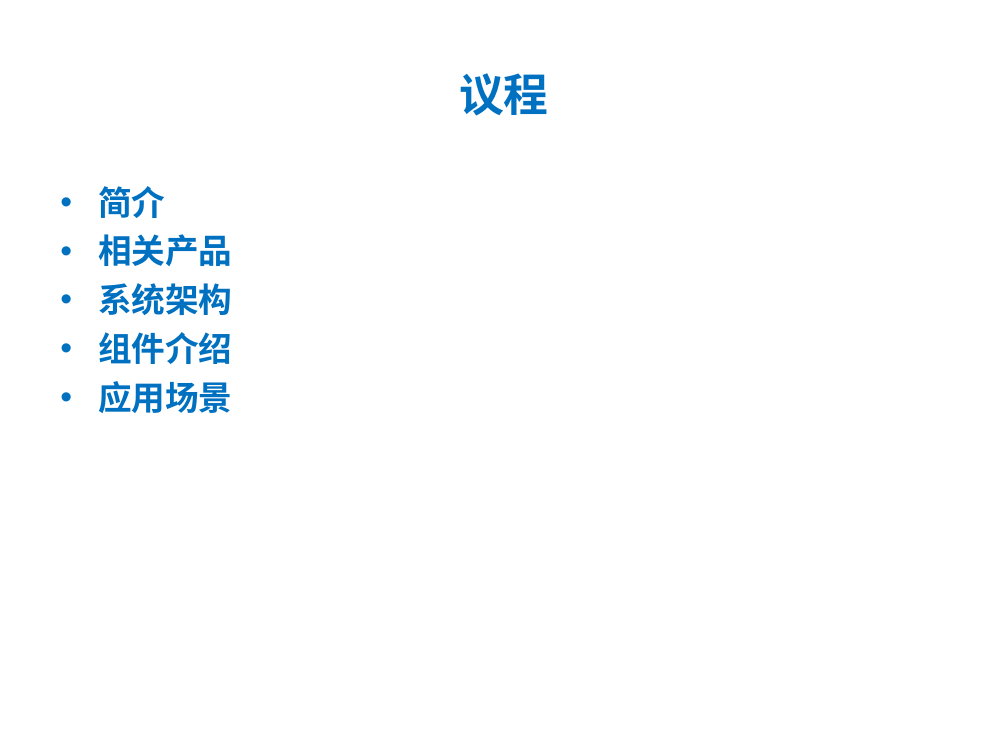
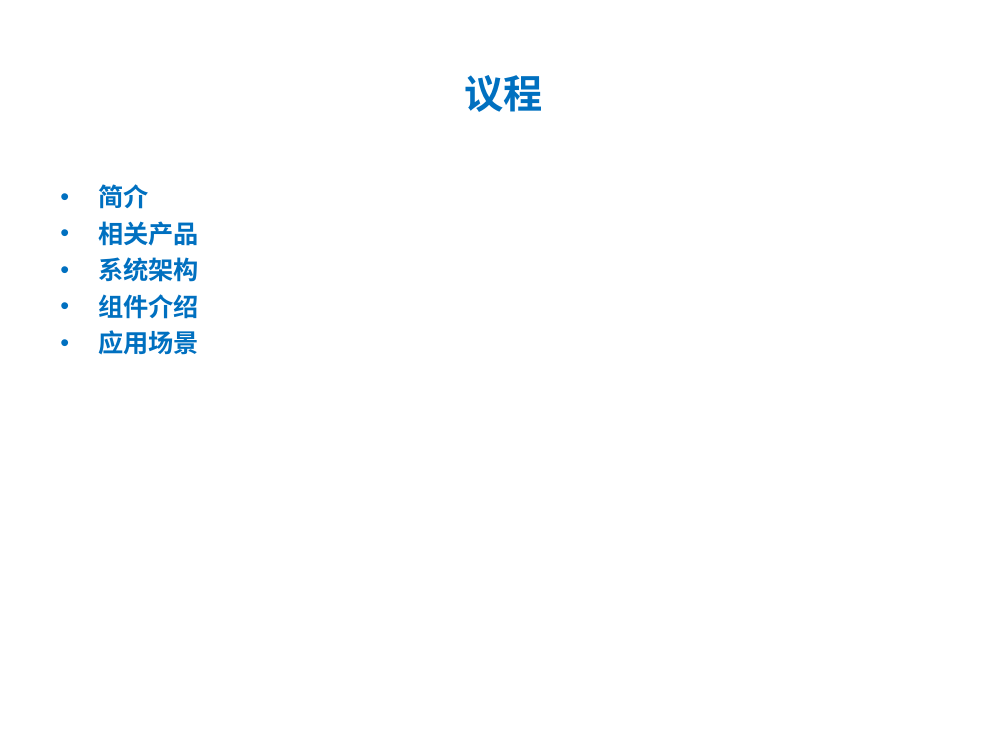
Before and after one commit to ylpu/distribute-scheduler, a slide deck: slide 2 of files/dis-scheduler.ppt. Drawn at 1008x756 pixels with LibreOffice and Linux fonts; fonts in the diff are those of the drawing. Boxes give left, top, right and bottom in pixels: in the first picture for what was removed or moved away, otherwise in the second. Text is boxed around its words. In the diff, an @@ line names an element or a change of style, - is before the commit and + after.

```diff
--- a/files/dis-scheduler.ppt
+++ b/files/dis-scheduler.ppt
@@ title "议程" at (x1=465, y1=75, x2=543, y2=112): size 32 to 28 pt @@
@@ text "简介" at (x1=98, y1=184, x2=199, y2=355): size 24 to 18 pt; less space between paragraphs @@
```
Also in this commit, not shown: 7 other slides changed, 3 slides added, 7 other files.
